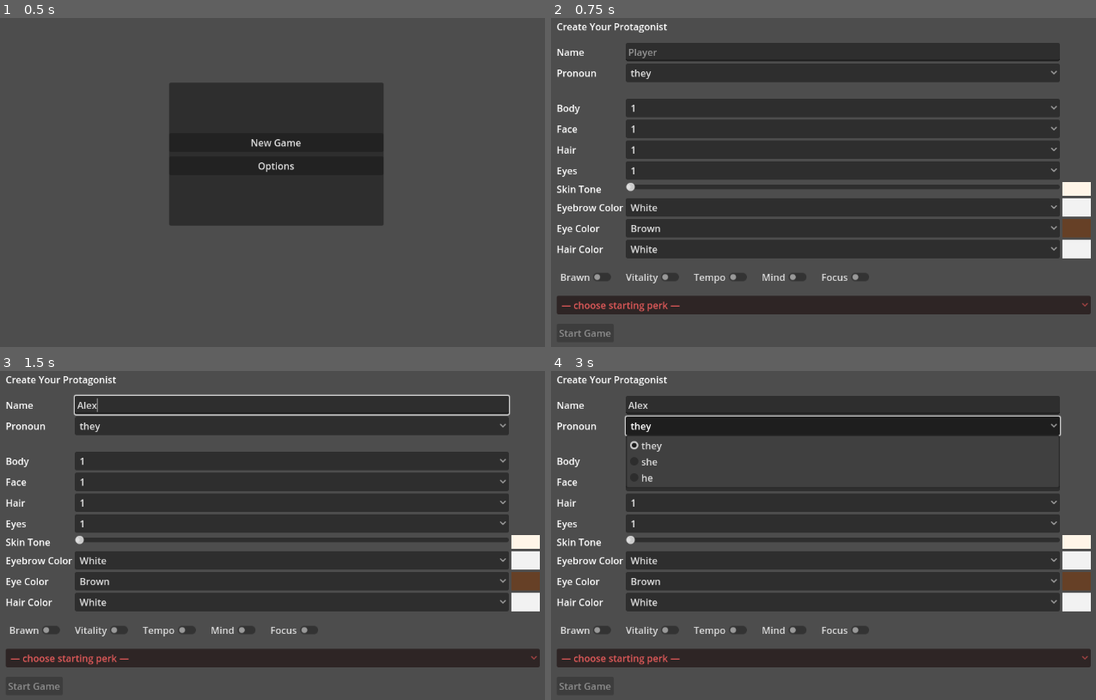
Above: before the commit, frames 1-4 (two rows, left to right).
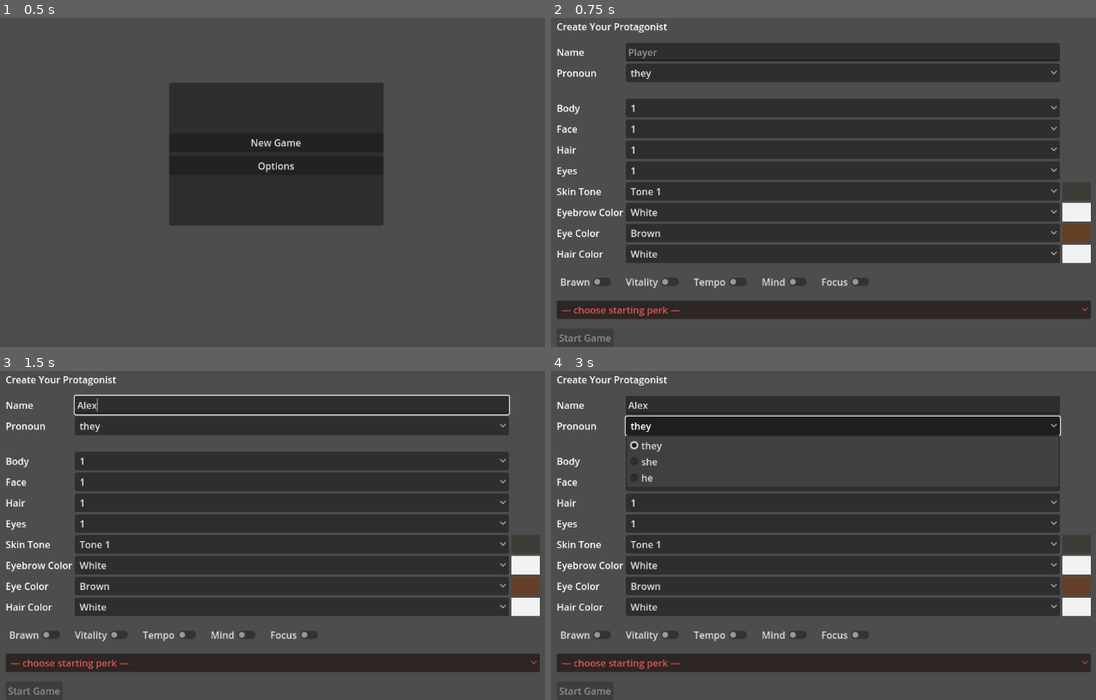
Above: after the commit, the same moments.

Repository: Cristal-Lucina/Psyokin
Game: Godot game, scene res://scenes/main_menu/Boot.tscn
The game is run twice, just before and just after one commit, with the same random seed, the same clock (stepped at 60 frames per second) and the same inputs.
Inputs (mouse positions are in pixels of both pictures, inside the frame that each line leads up to):
- Up to frame 1 (0.5 s): no input
- Up to frame 2 (0.75 s): click "New Game" at 0.5 s
- Up to frame 3 (1.5 s): click (294, 403) at 1.27 s; type "Alex" at 1.35 s
- Up to frame 4 (3 s): click (845, 545) at 2 s, where only the run after the commit has a clickable "Tone 1"; click "they" at 2.75 s

Frame 1 is identical in both runs. In frame 2, 12% of the frame differs, in the area x 1-100%, y 49-99%; in frame 3, 12%; in frame 4, 12%.

Commit message:
Replace skin tone slider with discrete color options
Changed skin tone selection from continuous slider to discrete options using specific color values:
- Tone 1: #3A3D36 (Darkest)
- Tone 2: #664D48 (Dark)
- Tone 3: #96634E (Medium-Dark)
- Tone 4: #C78D75 (Medium)
- Tone 5: #D6AA8D (Light)
- Tone 6: #D8BBA9 (Lightest)

Technical Changes:
- Changed BodyColorInput from HSlider to OptionButton
- Added SKIN_TONES constant dictionary with 6 predefined skin tone colors
- Updated color selection logic to use discrete options for all color types
- All colors (skin, eye, brow, hair) now use OptionButton dropdowns for consistent UX

Colors continue to save and load correctly via hero_identity metadata.

🤖 Generated with [Claude Code](https://claude.com/claude-code)

Co-Authored-By: Claude <noreply@anthropic.com>

Diff:
--- a/scenes/creation/CharacterCreation.tscn
+++ b/scenes/creation/CharacterCreation.tscn
@@ -120,7 +120,7 @@
 layout_mode = 2
 text = "Skin Tone"
 
-[node name="BodyColorInput" type="HSlider" parent="Form/Grid"]
+[node name="BodyColorInput" type="OptionButton" parent="Form/Grid"]
 unique_name_in_owner = true
 layout_mode = 2
 size_flags_horizontal = 3
--- a/scripts/creation/CharacterCreation.gd
+++ b/scripts/creation/CharacterCreation.gd
@@ -19,7 +19,7 @@
 @onready var _hair_in     : OptionButton  = %HairIdInput
 @onready var _eyes_in     : OptionButton  = %EyesIdInput
 
-@onready var _skin_sl     : HSlider       = %BodyColorInput
+@onready var _skin_opt    : OptionButton  = %BodyColorInput
 @onready var _skin_sw     : ColorRect     = %BodyColorSwatch
 @onready var _brow_opt    : OptionButton  = %EyebrowColorInput
 @onready var _brow_sw     : ColorRect     = %EyebrowColorSwatch
@@ -44,6 +44,16 @@
 var _perk_stat_by_idx : Dictionary = {}        # index -> stat_id (help text)
 
 # ── Color palettes ───────────────────────────────────────────────────────────
+# Skin tones: specific discrete options from darkest to lightest
+const SKIN_TONES := {
+	"Tone 1": Color(0.227, 0.239, 0.212),  # #3A3D36 - Darkest
+	"Tone 2": Color(0.400, 0.302, 0.282),  # #664D48 - Dark
+	"Tone 3": Color(0.588, 0.388, 0.306),  # #96634E - Medium-Dark
+	"Tone 4": Color(0.780, 0.553, 0.459),  # #C78D75 - Medium
+	"Tone 5": Color(0.839, 0.667, 0.553),  # #D6AA8D - Light
+	"Tone 6": Color(0.847, 0.733, 0.663)   # #D8BBA9 - Lightest
+}
+
 # Hair/Eyebrow: white, ROYGBIV, black
 const HAIR_COLORS := {
 	"White": Color(0.95, 0.95, 0.95),
@@ -107,10 +117,8 @@
 	_fill_opt(_hair_in, ["1","2","3","4"])
 	_fill_opt(_eyes_in, ["1","2","3","4"])
 
-	# Skin tone slider (0..1: pale white to dark brown)
-	_set_slider_range(_skin_sl, 0.0, 1.0, 0.01)
-
 	# Color dropdowns
+	_fill_color_opt(_skin_opt, SKIN_TONES)
 	_fill_color_opt(_eye_opt, EYE_COLORS)
 	_fill_color_opt(_brow_opt, HAIR_COLORS)
 	_fill_color_opt(_hair_opt, HAIR_COLORS)
@@ -132,15 +140,9 @@
 		ob.add_item(String(color_name))
 	ob.select(0)
 
-func _set_slider_range(sl: HSlider, min_v: float, max_v: float, step: float) -> void:
-	if sl == null: return
-	sl.min_value = min_v
-	sl.max_value = max_v
-	sl.step = step
-
 func _wire_colors() -> void:
-	if _skin_sl and not _skin_sl.value_changed.is_connected(_on_color_changed):
-		_skin_sl.value_changed.connect(_on_color_changed)
+	if _skin_opt and not _skin_opt.item_selected.is_connected(_on_color_option_changed):
+		_skin_opt.item_selected.connect(_on_color_option_changed)
 	if _brow_opt and not _brow_opt.item_selected.is_connected(_on_color_option_changed):
 		_brow_opt.item_selected.connect(_on_color_option_changed)
 	if _eye_opt and not _eye_opt.item_selected.is_connected(_on_color_option_changed):
@@ -174,14 +176,11 @@
 	_update_confirm_enabled()
 
 # ── colors ───────────────────────────────────────────────────────────────────
-func _on_color_changed(_v: float) -> void:
-	_update_color_swatches()
-
 func _on_color_option_changed(_idx: int) -> void:
 	_update_color_swatches()
 
 func _update_color_swatches() -> void:
-	if _skin_sw: _skin_sw.color = _skin_from_value(float(_skin_sl.value if _skin_sl else 0.5))
+	if _skin_sw: _skin_sw.color = _get_color_from_option(_skin_opt, SKIN_TONES, Color(0.847, 0.733, 0.663))
 	if _brow_sw: _brow_sw.color = _get_color_from_option(_brow_opt, HAIR_COLORS, Color(0.15, 0.15, 0.15))
 	if _eye_sw:  _eye_sw.color  = _get_color_from_option(_eye_opt, EYE_COLORS, Color(0.4, 0.25, 0.15))
 	if _hair_sw: _hair_sw.color = _get_color_from_option(_hair_opt, HAIR_COLORS, Color(0.15, 0.15, 0.15))
@@ -192,13 +191,6 @@
 	if idx < 0 or idx >= opt.item_count: return default
 	var color_name: String = opt.get_item_text(idx)
 	return palette.get(color_name, default)
-
-func _skin_from_value(t: float) -> Color:
-	# Interpolate from pale white (#FFF5E8) to dark brown (#3D2817)
-	var v: float = clamp(t, 0.0, 1.0)
-	var pale := Color(1.0, 0.96, 0.91)       # Pale white
-	var dark := Color(0.24, 0.16, 0.09)      # Dark brown
-	return pale.lerp(dark, v)
 
 # ── perks (based on selected stats; only T1 options) ─────────────────────────
 func _rebuild_perk_dropdown() -> void:
@@ -274,7 +266,7 @@
 	var hair_id: String = _opt_text(_hair_in)
 	var eyes_id: String = _opt_text(_eyes_in)
 
-	var c_skin: Color = _skin_from_value(float(_skin_sl.value if _skin_sl else 0.5))
+	var c_skin: Color = _get_color_from_option(_skin_opt, SKIN_TONES, Color(0.847, 0.733, 0.663))
 	var c_brow: Color = _get_color_from_option(_brow_opt, HAIR_COLORS, Color(0.15, 0.15, 0.15))
 	var c_eye: Color  = _get_color_from_option(_eye_opt, EYE_COLORS, Color(0.4, 0.25, 0.15))
 	var c_hair: Color = _get_color_from_option(_hair_opt, HAIR_COLORS, Color(0.15, 0.15, 0.15))
